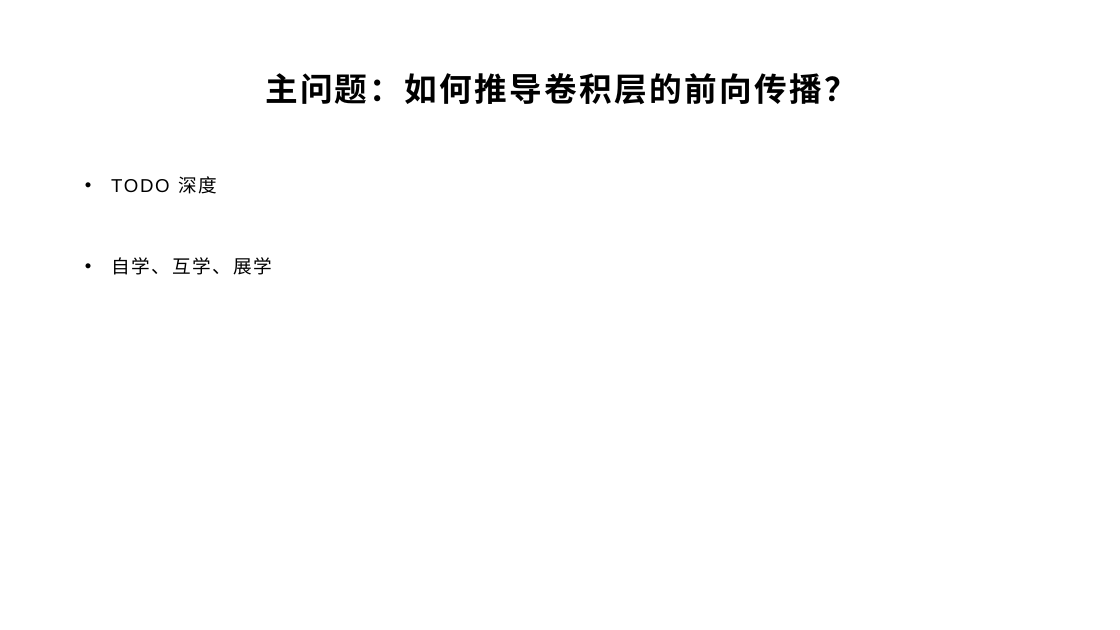
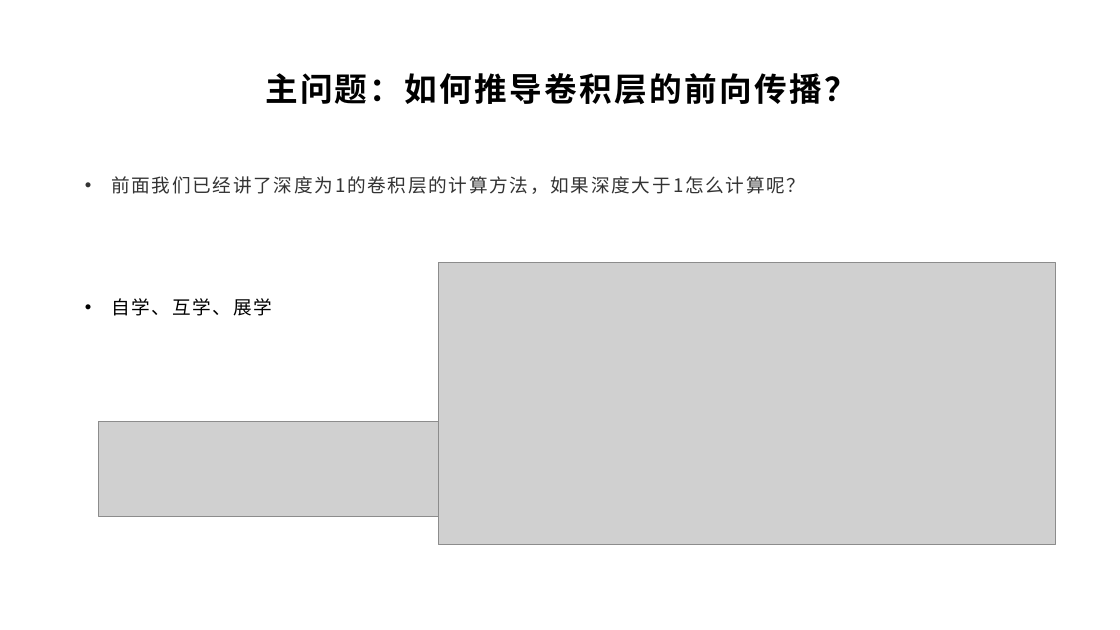
Before and after one commit to yyc-git/DeepLearningEdu, a slide deck: slide 24 of lessons/8_conv_layer_forward/ppt/卷积神经网络与卷积层的前向传播推导.pptx. Drawn at 1120x630 pixels with LibreOffice and Linux fonts; fonts in the diff are those of the drawing; grey boxes stand for pictures; background and template pictures are left out. Boxes give left, top, right and bottom in pixels: in the first picture for what was removed or moved away, otherwise in the second. Text is boxed around its words. In the diff, an @@ line names an element or a change of style, - is before the commit and + after.

```diff
--- a/lessons/8_conv_layer_forward/ppt/卷积神经网络与卷积层的前向传播推导.pptx
+++ b/lessons/8_conv_layer_forward/ppt/卷积神经网络与卷积层的前向传播推导.pptx
@@ text at (111, 176, 805, 194): text changed; font Arial to Noto Sans CJK SC; text colour #000000 to #333333 @@
-• TODO 深度
+• 前面我们已经讲了深度为1的卷积层的计算方法，如果深度大于1怎么计算呢？
@@ picture added at (439, 263, 1056, 545) @@
@@ picture added at (99, 422, 439, 516) @@
```
Also in this commit, not shown: 7 other slides changed, 1 slide added, 3 slides removed, 19 other files.
